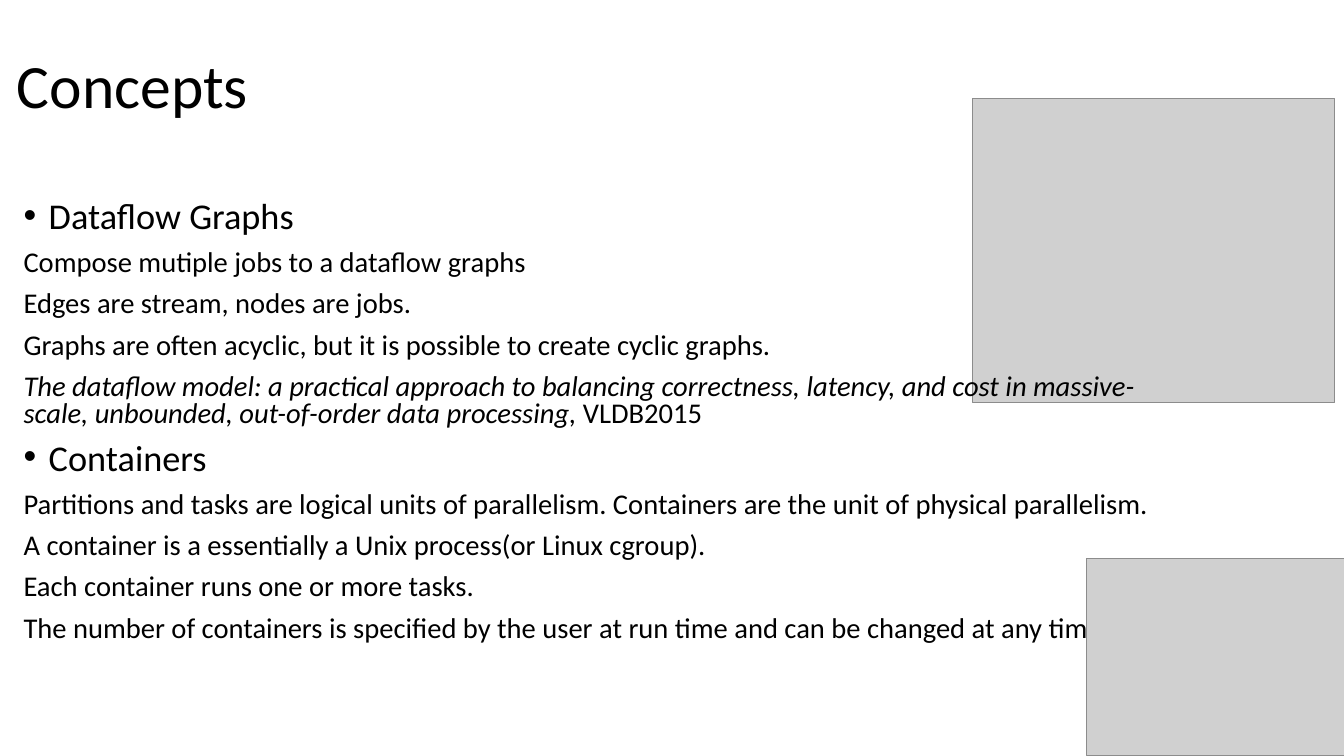
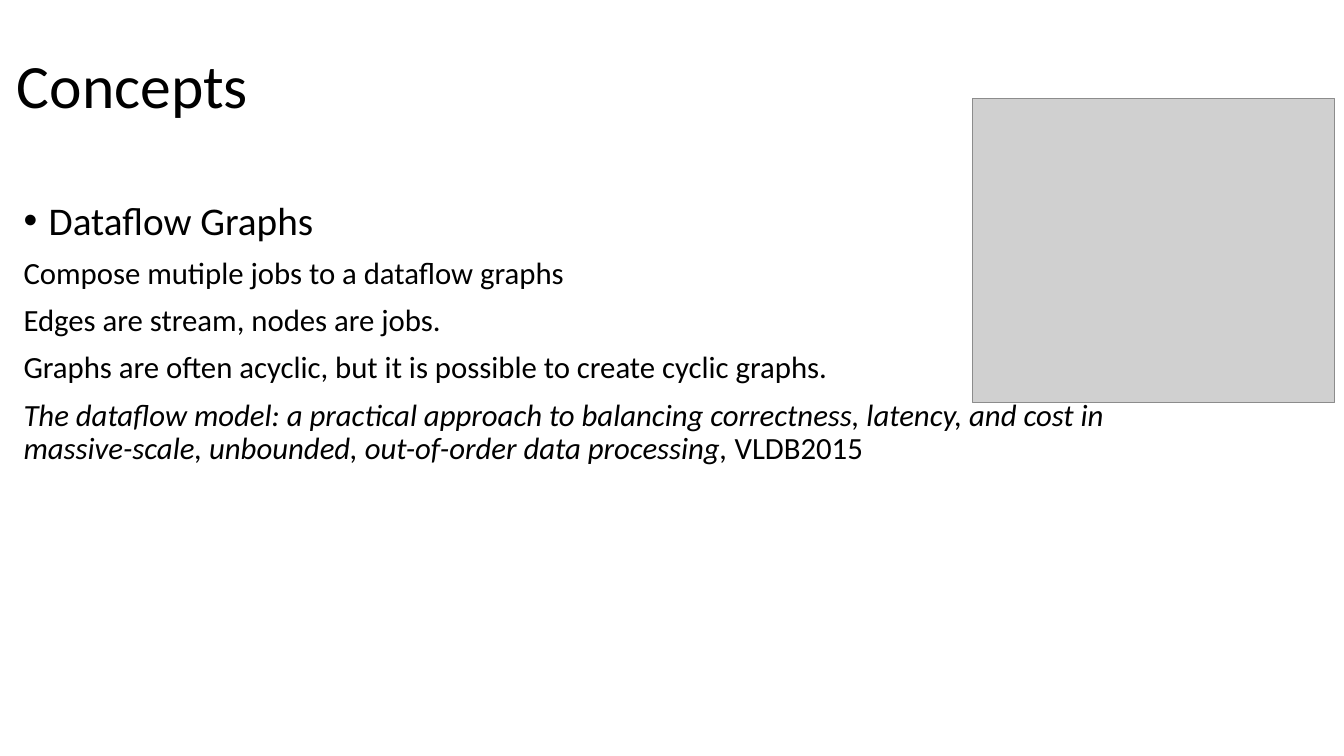
Before and after one commit to Swrrt/Samza-Documents, a slide deck: slide 10 of Documentation/SamzaStructure.pptx. Drawn at 1344x756 pixels with LibreOffice and Linux fonts; fonts in the diff are those of the drawing; grey boxes stand for pictures. Boxes give left, top, right and bottom in pixels: in the first picture for what was removed or moved away, otherwise in the second. Text is boxed around its words. In the diff, an @@ line names an element or a change of style, - is before the commit and + after.

Commit message:
JobGraph now

```diff
--- a/Documentation/SamzaStructure.pptx
+++ b/Documentation/SamzaStructure.pptx
@@ text "Dataflow Graphs" at (x1=24, y1=207, x2=1104, y2=465): size 25.9 to 28 pt in "Dataflow Graphs"; size 20.4 to 22 pt; line spacing 0.8 to 0.9 @@
@@ text at (x1=24, y1=446, x2=1147, y2=645): paragraphs removed @@
-• Containers
-Partitions and tasks are logical units of parallelism. Containers are the unit of physical parallelism.
-A container is a essentially a Unix process(or Linux cgroup).
-Each container runs one or more tasks.
-The number of containers is specified by the user at run time and can be changed at any time.
@@ picture removed at (x1=1087, y1=559, x2=1344, y2=756) @@
```
Also in this commit, not shown: 3 other slides changed, 7 slides added.
